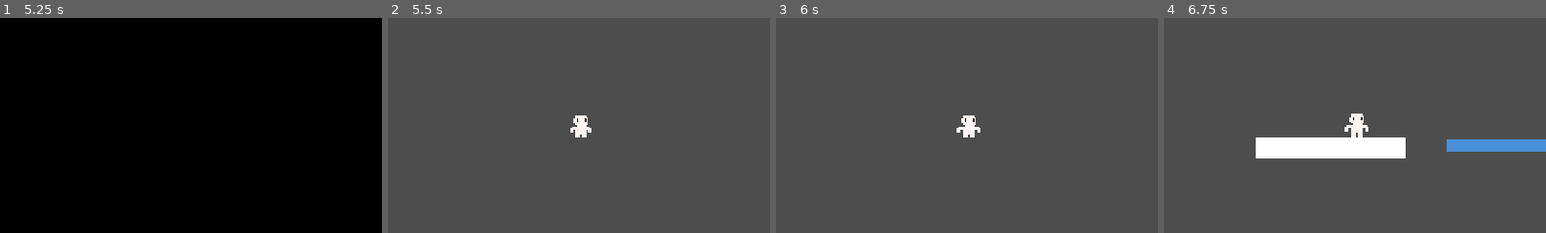
Above: before the commit, frames 1-4 (left to right).
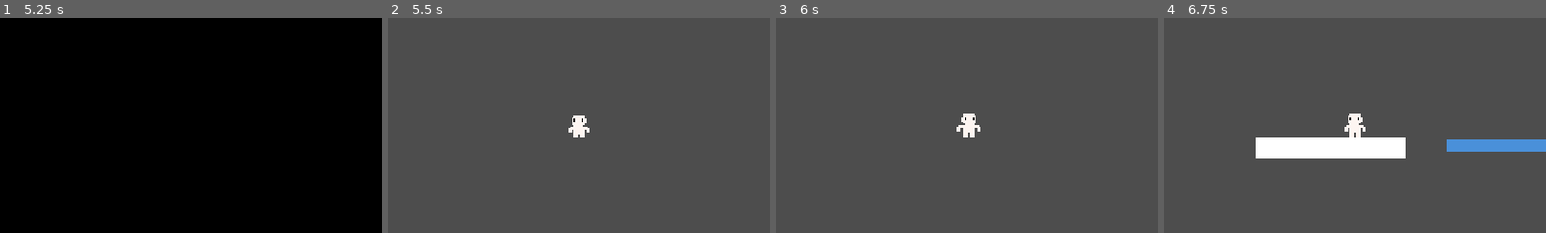
Above: after the commit, the same moments.

Repository: ilmoruuu/dontScroll
Game: Godot game, scene res://scenes/ui/main_menu.tscn
Two runs of this game, one before a commit and one after it. Both use one fixed random seed, a clock stepped at 60 frames per second and the inputs below.
Inputs:
- Up to frame 1 (5.25 s): click "Iniciar" at 0.5 s; tap Enter (ui_accept) at 1.25, 1.52, 2.27, 3.5, 3.77, 4.52 s; hold Right (ui_right) 1.28-2.78 s; hold Left (ui_left) 2.78-3.53 s; hold Right (ui_right) 3.53-5.03 s; hold Left (ui_left) from 5.03 s (still down)
- Up to frame 2 (5.5 s): keep holding Left (ui_left); tap Enter (ui_accept) at 5.27 s
- Up to frame 3 (6 s): release Left (ui_left) at 5.78 s; hold Right (ui_right) from 5.78 s (still down)
- Up to frame 4 (6.75 s): release Right (ui_right) at 6.53 s; hold Left (ui_left) from 6.53 s (still down)
The pictures show only the part of the screen within x 25-75%, y 25-75%; the shares and areas given below are measured in that part.

Frame 1 is identical in both runs. In frame 2, 0.2% of the frame differs, in the area x 47-54%, y 45-56%; in frame 3, 0.1%; in frame 4, 0.2%, in the area x 48-54%, y 44-56%.

Commit message:
feat: adição do flip nos sprites do jogador

Diff:
--- a/dont-scroll/entities/player/player.gd
+++ b/dont-scroll/entities/player/player.gd
@@ -1,4 +1,6 @@
 extends CharacterBody2D
+
+@onready var animation: AnimatedSprite2D = $AnimatedSprite2D
 
 const SPEED = 80.0
 const JUMP_VELOCITY = -280.0
@@ -20,6 +22,10 @@
 	else:
 		velocity.x = move_toward(velocity.x, 0, speed)
 
+	if direction > 0:
+		animation.flip_h = false
+	elif direction < 0:
+		animation.flip_h = true
 	move_and_slide()
 
 	# BEM sobe continuamente enquanto estiver em cima de plataforma
--- a/dont-scroll/entities/player/player.tscn
+++ b/dont-scroll/entities/player/player.tscn
@@ -44,6 +44,11 @@
 "loop": 1,
 "name": &"idle",
 "speed": 5.0
+}, {
+"frames": [],
+"loop": 1,
+"name": &"walk",
+"speed": 5.0
 }]
 
 [sub_resource type="RectangleShape2D" id="RectangleShape2D_k80x8"]
@@ -54,9 +59,8 @@
 
 [node name="AnimatedSprite2D" type="AnimatedSprite2D" parent="." unique_id=825959208]
 sprite_frames = SubResource("SpriteFrames_lnu2h")
-animation = &"idle"
+animation = &"walk"
 autoplay = "idle"
-frame_progress = 0.868713
 
 [node name="CollisionShape2D" type="CollisionShape2D" parent="." unique_id=661443857]
 visible = false
Renamed: dont-scroll/scenes/game.tscn -> dont-scroll/scenes/levels/game.tscn
